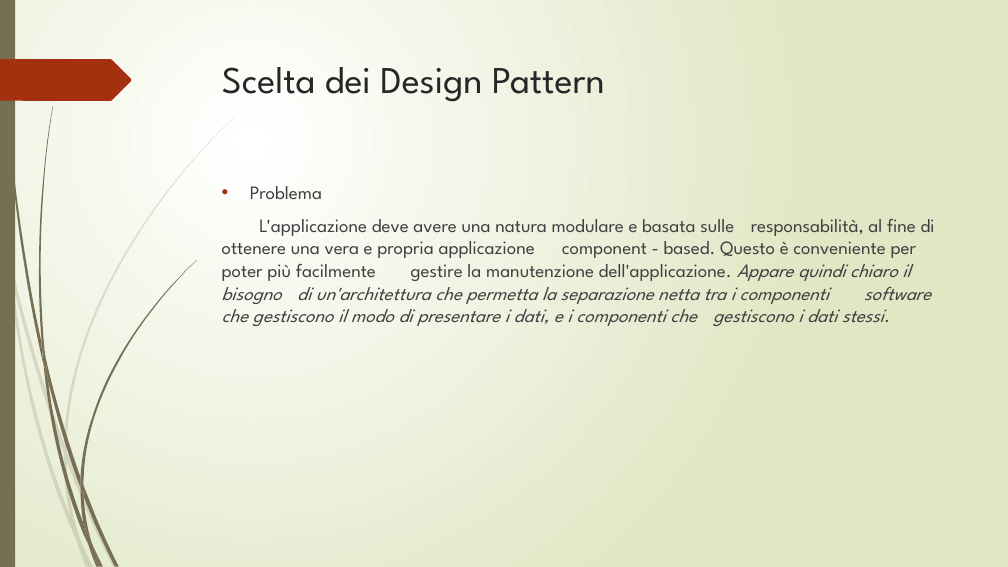
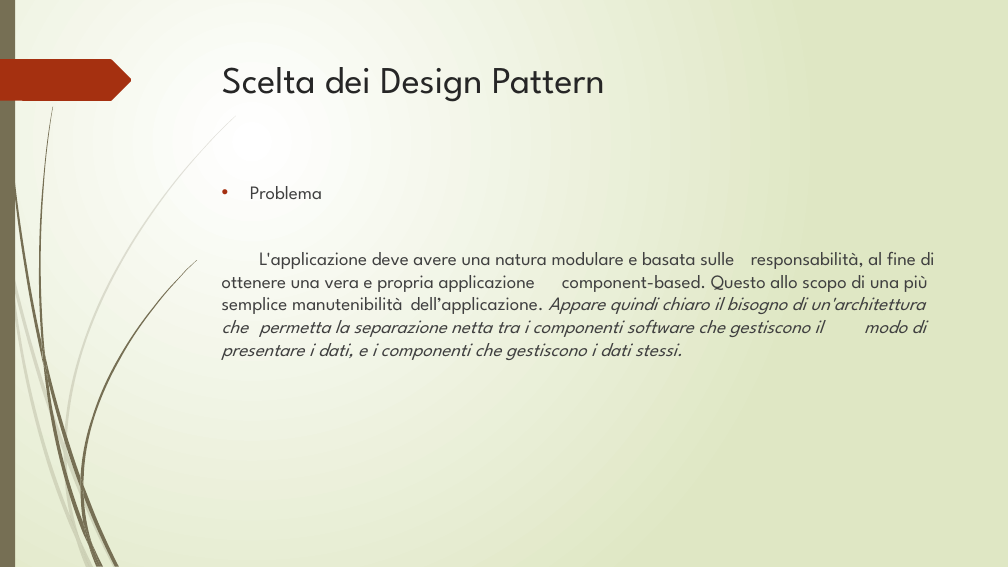
Before and after one commit to JimMinor/EventManager, a slide deck: slide 3 of Progetto/Presentazione/Nuovo Presentazione di Microsoft PowerPoint.pptx. Drawn at 1008x567 pixels with LibreOffice and Linux fonts; fonts in the diff are those of the drawing. Boxes give left, top, right and bottom in pixels: in the first picture for what was removed or moved away, otherwise in the second. Text is boxed around its words. In the diff, an @@ line names an element or a change of style, - is before the commit and + after.

```diff
--- a/Progetto/Presentazione/Nuovo Presentazione di Microsoft PowerPoint.pptx
+++ b/Progetto/Presentazione/Nuovo Presentazione di Microsoft PowerPoint.pptx
@@ text at <box>222,252,935,360</box>: text changed @@
-L'applicazione deve avere una natura modulare e basata sulle responsabilità, al fine di ottenere una vera e propria applicazione component - based. Questo è conveniente per poter più facilmente gestire la manutenzione dell'applicazione. Appare quindi chiaro il bisogno di un'architettura che permetta la separazione netta tra i componenti software che gestiscono il modo di presentare i dati, e i componenti che gestiscono i dati stessi.
+L'applicazione deve avere una natura modulare e basata sulle responsabilità, al fine di ottenere una vera e propria applicazione component-based. Questo allo scopo di una più semplice manutenibilità dell’applicazione. Appare quindi chiaro il bisogno di un'architettura che permetta la separazione netta tra i componenti software che gestiscono il modo di presentare i dati, e i componenti che gestiscono i dati stessi.
```
Also in this commit, not shown: 2 other slides changed.
